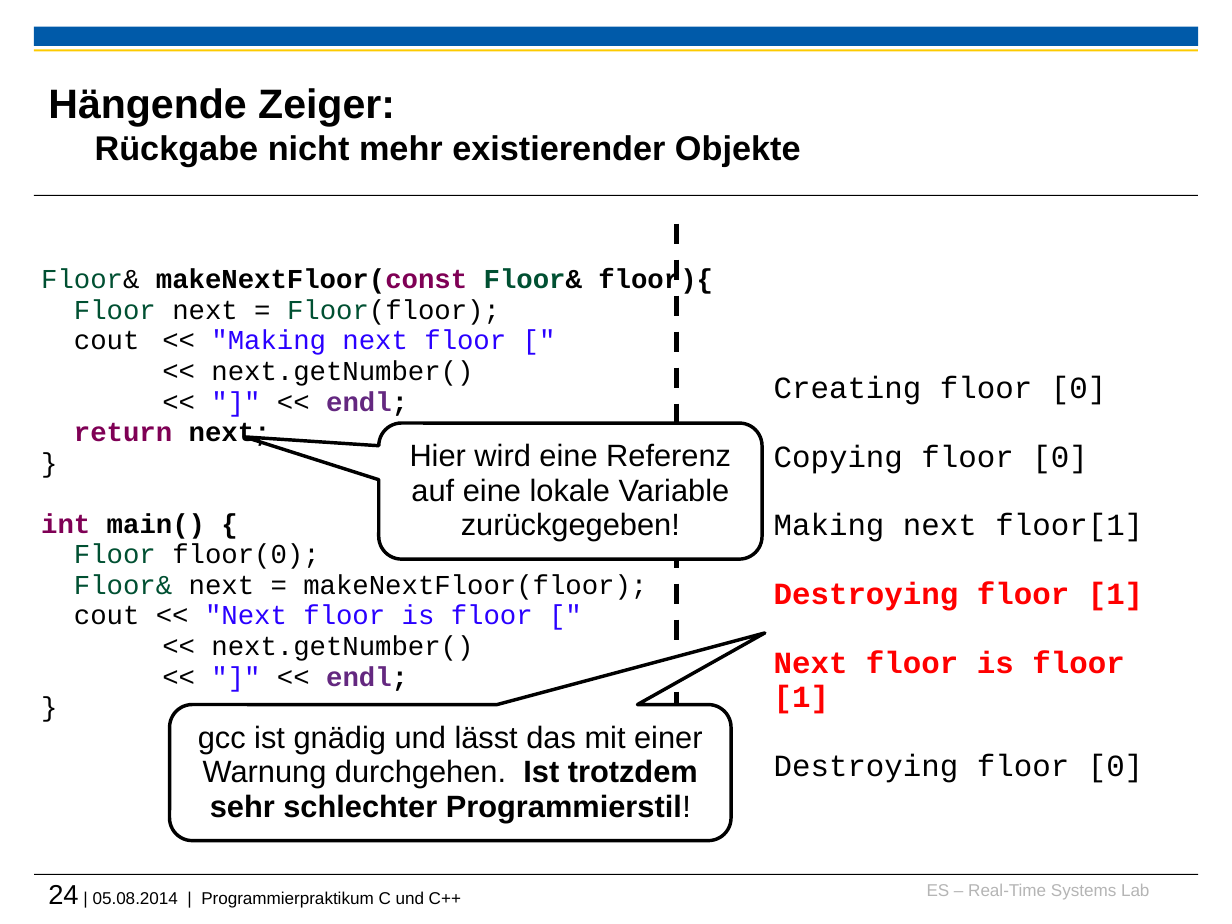
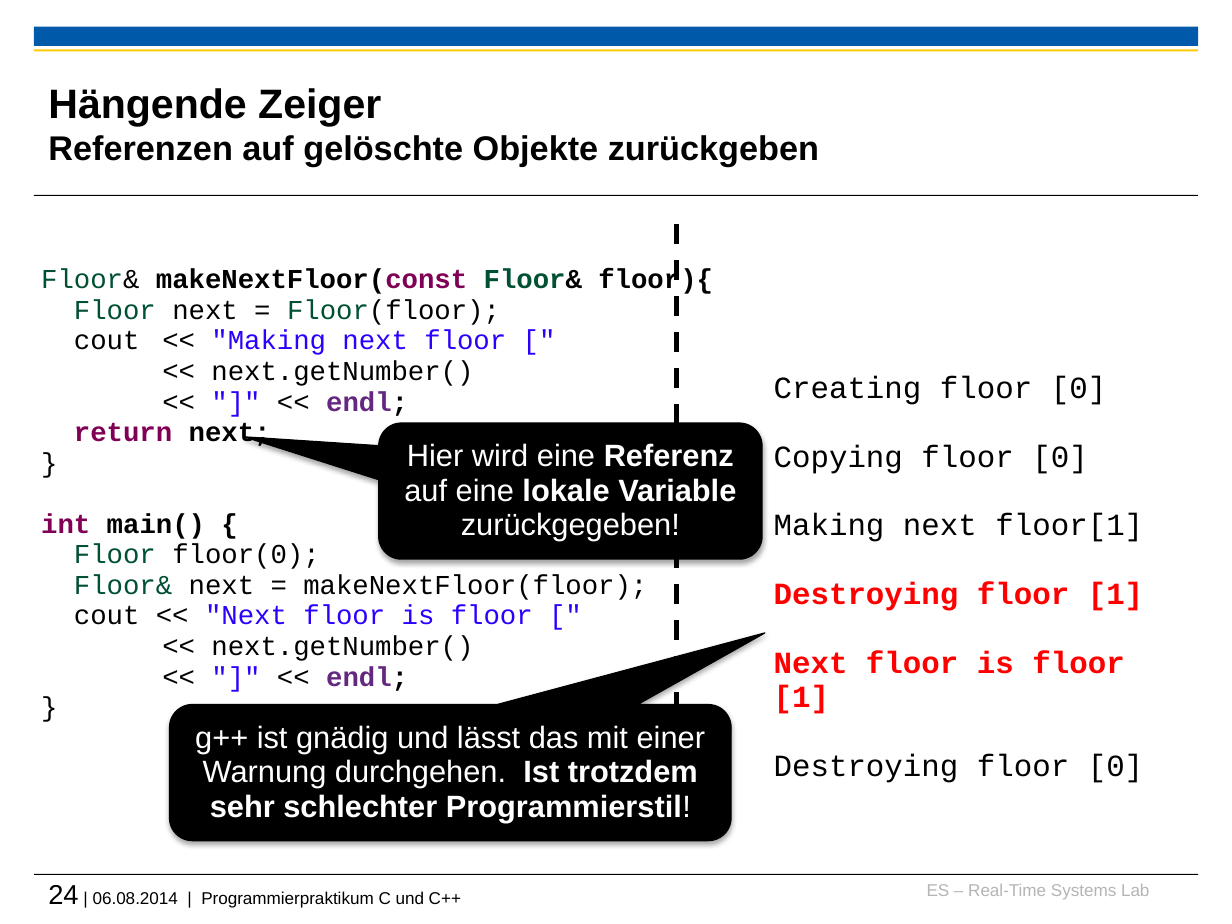
Before and after one commit to h82k/tud-cppp, a slide deck: slide 24 of Vorlesung/2 Speicherverwaltung.pptx. Drawn at 1232x924 pixels with LibreOffice and Linux fonts; fonts in the diff are those of the drawing; background and template pictures are left out. Boxes give left, top, right and bottom in pixels: in the first picture for what was removed or moved away, otherwise in the second. Text is boxed around its words. In the diff, an @@ line names an element or a change of style, - is before the commit and + after.

Commit message:
Improving slides
 - use speech bubbles with black background
 - replace yellow with grey in highlightings

```diff
--- a/Vorlesung/2 Speicherverwaltung.pptx
+++ b/Vorlesung/2 Speicherverwaltung.pptx
@@ title at (48, 88, 819, 167): text changed @@
-Hängende Zeiger:
-Rückgabe nicht mehr existierender Objekte
+Hängende Zeiger
+Referenzen auf gelöschte Objekte zurückgeben
@@ rounded speech box "Hier wird eine Referenz auf ..." at (378, 423, 761, 558): text colour #000000 to #FFFFFF; bold on in "Referenz lokale Variable"; fill #FFFFFF to #000000; outline #000000 2 pt to #000000 0.75 pt; shadow on @@
@@ rounded speech box "g++ ist gnädig und lässt ..." at (170, 705, 732, 840): fill #FFFFFF to #000000; outline #000000 2 pt to #000000 0.75 pt; shadow on @@
@@ text in rounded speech box at (195, 725, 705, 822): text changed; text colour #000000 to #FFFFFF @@
-gcc ist gnädig und lässt das mit einer Warnung durchgehen. Ist trotzdem sehr schlechter Programmierstil!
+g++ ist gnädig und lässt das mit einer Warnung durchgehen. Ist trotzdem sehr schlechter Programmierstil!
@@ text at (48, 885, 461, 908): text changed @@
-24 | 05.08.2014 | Programmierpraktikum C und C++
+24 | 06.08.2014 | Programmierpraktikum C und C++
```
Also in this commit, not shown: 22 other slides changed, 1 slide added, 4 other files.
